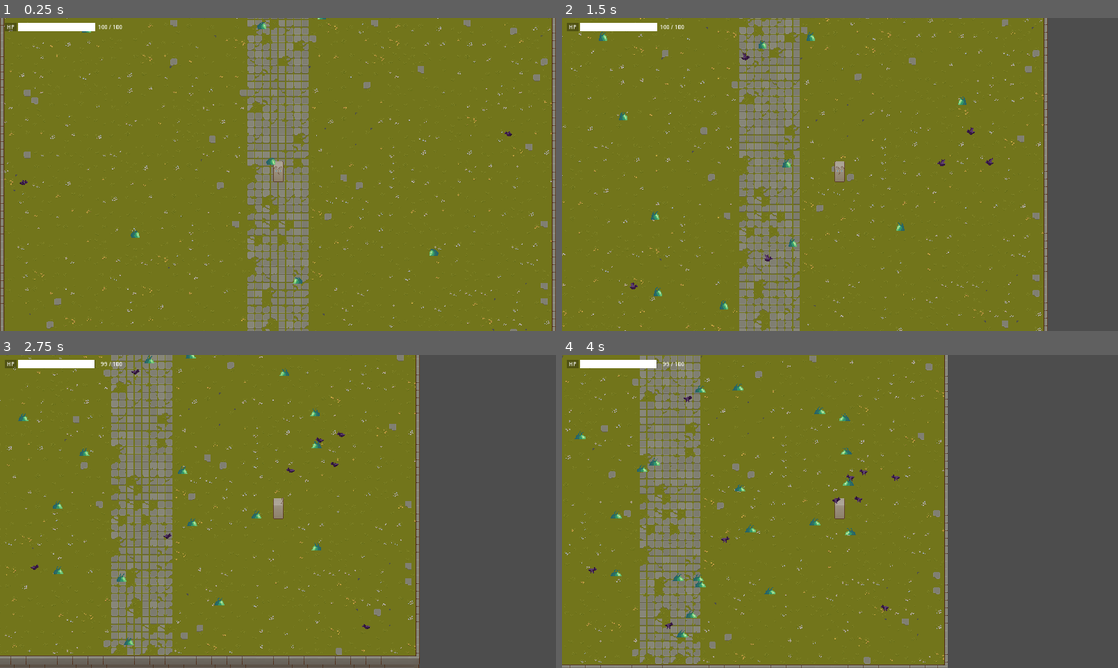
Above: before the commit, frames 1-4 (two rows, left to right).
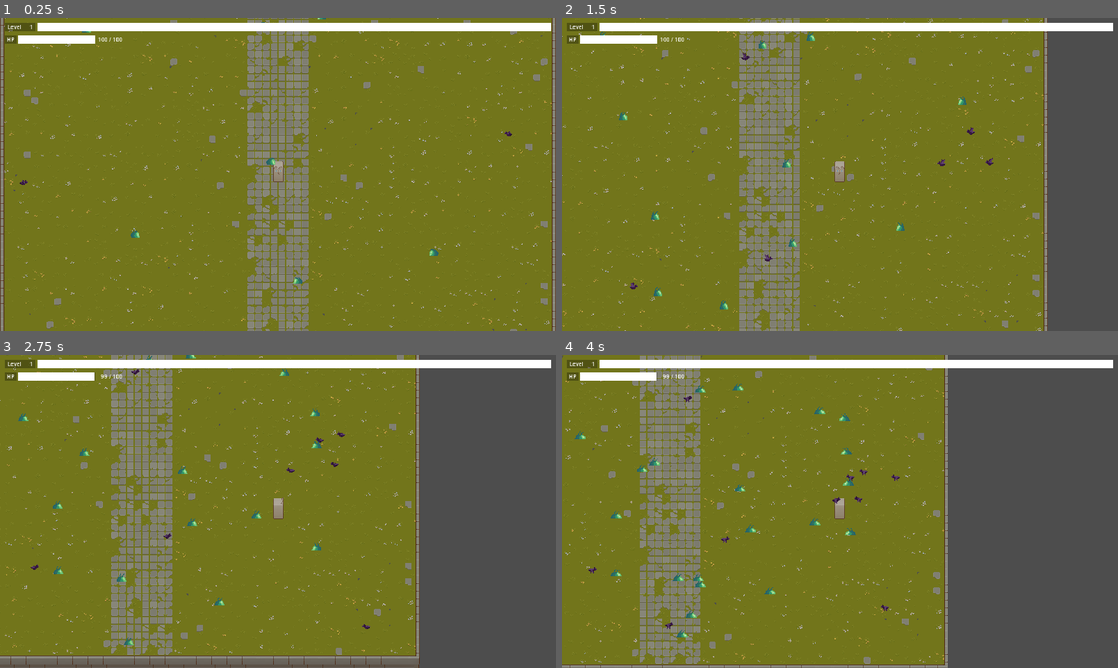
Above: after the commit, the same moments.

Repository: reyhanfarabi/project-survive
Game: Godot game, scene res://scenes/game.tscn
The game is run twice, just before and just after one commit, with the same random seed, the same clock (stepped at 60 frames per second) and the same inputs. The project has no main scene, so this scene is started directly.
Inputs:
- Up to frame 1 (0.25 s): no input
- Up to frame 2 (1.5 s): hold D (right) 0.53-1.28 s; tap W (top) at 0.6, 1.35 s; hold S (down) from 1.28 s (still down)
- Up to frame 3 (2.75 s): release S (down) at 2.03 s; hold D (right) from 2.03 s (still down); tap W (top) at 2.1 s
- Up to frame 4 (4 s): tap W (top) at 2.85, 3.6 s; release D (right) at 3.53 s; hold A (left) from 3.53 s (still down)

The runs differ from the first frame. In frame 1, 2.8% of the frame differs, in the area x 0-100%, y 1-9%; in frame 2, 2.8%; in frame 3, 2.8%; in frame 4, 2.8%.

Commit message:
add level slicing ui

Diff:
--- /dev/null
+++ b/scenes/level_ui.tscn
@@ -0,0 +1,44 @@
+[gd_scene load_steps=3 format=3 uid="uid://qda4pohc0ss"]
+
+[ext_resource type="Texture2D" uid="uid://drtssacttunyc" path="res://assets/health_bar/under.png" id="1_fjjte"]
+[ext_resource type="Texture2D" uid="uid://ypoqksfl2c8w" path="res://assets/health_bar/progress.png" id="2_8rmql"]
+
+[node name="LevelUIContainer" type="HBoxContainer"]
+custom_minimum_size = Vector2(0, 18)
+anchors_preset = 10
+anchor_right = 1.0
+offset_bottom = 16.0
+grow_horizontal = 2
+
+[node name="LevelLabelContainer" type="ColorRect" parent="."]
+custom_minimum_size = Vector2(64, 16)
+layout_mode = 2
+size_flags_horizontal = 0
+color = Color(0, 0, 0, 0.301961)
+
+[node name="LevelText" type="Label" parent="LevelLabelContainer"]
+layout_mode = 0
+offset_left = 6.0
+offset_right = 34.0
+offset_bottom = 19.0
+theme_override_font_sizes/font_size = 11
+text = "Level"
+vertical_alignment = 1
+
+[node name="LevelNumber" type="Label" parent="LevelLabelContainer"]
+offset_left = 36.0
+offset_right = 58.0
+offset_bottom = 19.0
+theme_override_font_sizes/font_size = 11
+text = "1"
+horizontal_alignment = 2
+vertical_alignment = 1
+
+[node name="LevelEXPBar" type="TextureProgressBar" parent="."]
+custom_minimum_size = Vector2(10, 16)
+layout_mode = 2
+size_flags_horizontal = 3
+value = 100.0
+nine_patch_stretch = true
+texture_under = ExtResource("1_fjjte")
+texture_progress = ExtResource("2_8rmql")
--- a/scenes/ui.tscn
+++ b/scenes/ui.tscn
@@ -1,5 +1,6 @@
-[gd_scene load_steps=2 format=3 uid="uid://dfwwktobs2ab7"]
+[gd_scene load_steps=3 format=3 uid="uid://dfwwktobs2ab7"]
 
+[ext_resource type="PackedScene" uid="uid://qda4pohc0ss" path="res://scenes/level_ui.tscn" id="1_ehdvy"]
 [ext_resource type="PackedScene" uid="uid://bcypvjbl47xd5" path="res://scenes/health_ui.tscn" id="1_tpx22"]
 
 [node name="UI" type="MarginContainer"]
@@ -12,8 +13,15 @@
 theme_override_constants/margin_right = 10
 theme_override_constants/margin_bottom = 10
 
-[node name="HBoxContainer" type="HBoxContainer" parent="."]
+[node name="VBoxContainer" type="VBoxContainer" parent="."]
+layout_mode = 2
+theme_override_constants/separation = 8
+
+[node name="LevelUIContainer" parent="VBoxContainer" instance=ExtResource("1_ehdvy")]
 layout_mode = 2
 
-[node name="HealthUI" parent="HBoxContainer" instance=ExtResource("1_tpx22")]
+[node name="HBoxContainer" type="HBoxContainer" parent="VBoxContainer"]
 layout_mode = 2
+
+[node name="HealthUI" parent="VBoxContainer/HBoxContainer" instance=ExtResource("1_tpx22")]
+layout_mode = 2
